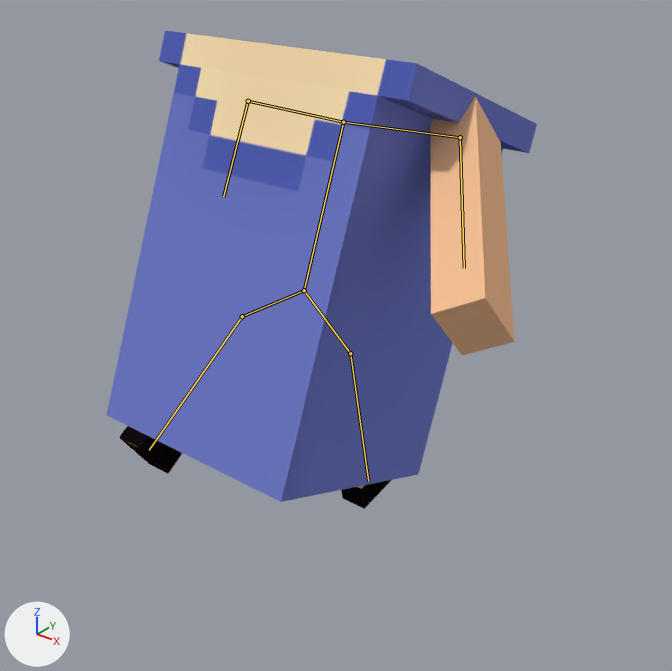
Two versions of the Blender file models/avatars/bodies/body_3anim.blend, one commit apart.
Both versions are drawn from a 50 mm camera at (0.1285, -0.1264, 0.1512) aimed at (0.0107, 0.0208, 0.0599). Every picture has the same lights, and +X, +Y and +Z are marked at lower left. Both versions are drawn at frame 12 of the action 'walk'; the numbers are the values there. The bones that bend it are drawn over the model as lines.

In view in the first picture: 'arm.l', 'body', 'leg.l', 'leg.r'.
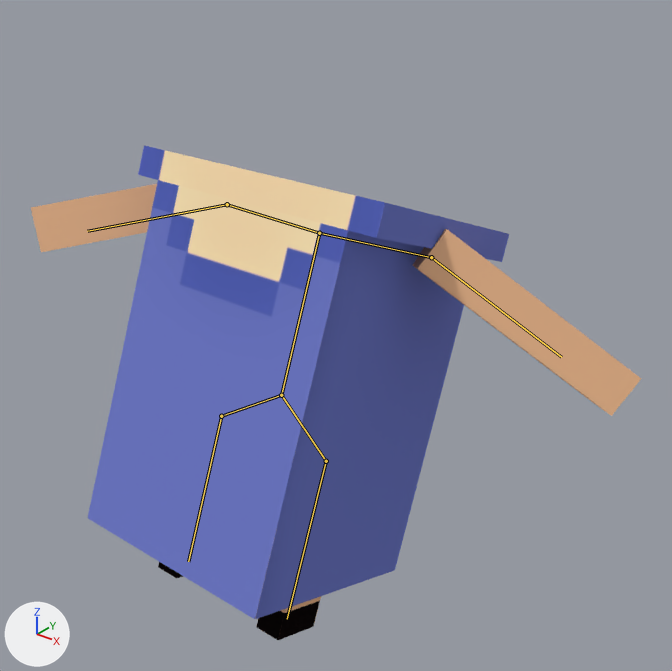
Edits to the bpy script that builds the scene:
```text
Change bone_bone:
    where bone_bone = bpy.data.objects['Armature'].pose.bones['Bone']
    bone_bone.location: (0.0, 0.376, 0.011) -> (0.0, 0.0, 0.0)
Change bone_arm_l:
    where bone_arm_l = bpy.data.objects['Armature'].pose.bones['arm_l']  # child of 'shl_l'
    bone_arm_l.rotation_quaternion: (1.0, -0.3, 0.0, -0.3) -> (0.788, 0.184, -0.281, -0.517)  # degrees (-31, -9, -31) -> degrees (37, -15, -71)
Change bone_arm_r:
    where bone_arm_r = bpy.data.objects['Armature'].pose.bones['arm_r']  # child of 'shl_r'
    bone_arm_r.rotation_quaternion: (1.0, 0.3, 0.0, 0.3) -> (0.793, -0.178, -0.275, 0.514)  # degrees (31, -9, 31) -> degrees (-36, -15, 71)
Change bone_bone_005:
    where bone_bone_005 = bpy.data.objects['Armature'].pose.bones['Bone.005']
    bone_bone_005.location: (0.011, -0.199, 0.319) -> (0.0, 0.0, 0.0)
Change bone_bone_006:
    where bone_bone_006 = bpy.data.objects['Armature'].pose.bones['Bone.006']  # child of 'Bone.005'
    bone_bone_006.rotation_quaternion: (1.0, 0.3, 0.0, 0.0) -> (1.0, 0.0, 0.0, 0.0)  # degrees (33, 0, 0) -> degrees (0, 0, 0)
Change bone_bone_007:
    where bone_bone_007 = bpy.data.objects['Armature'].pose.bones['Bone.007']
    bone_bone_007.location: (-0.011, -0.204, 0.316) -> (0.0, 0.0, 0.0)
Change bone_bone_008:
    where bone_bone_008 = bpy.data.objects['Armature'].pose.bones['Bone.008']  # child of 'Bone.007'
    bone_bone_008.rotation_quaternion: (1.0, -0.3, 0.0, 0.0) -> (1.0, 0.0, 0.0, 0.0)  # degrees (-33, 0, 0) -> degrees (0, 0, 0)
```

Where the change shows, as pixel boxes (x1, y1, x2, y2) in the pictures (672 x 671 px):
'body', posed: before (107, 31, 537, 502); after (88, 146, 509, 619)
'arm.l', posed (169% wider, 28% shorter): before (430, 97, 514, 356); after (413, 229, 641, 416)
'arm.r', posed (not visible before): after (31, 184, 157, 252)
'leg.l', posed: before (341, 480, 391, 509); after (256, 596, 321, 640)
'leg.r', posed: before (119, 426, 182, 474); after (158, 562, 183, 578)
bone 'Bone', root to tip: before (304, 290) to (343, 122); after (281, 395) to (319, 233)
bone 'arm_l', root to tip: before (460, 137) to (464, 268); after (431, 257) to (561, 357)
bone 'arm_r', root to tip: before (248, 101) to (223, 196); after (227, 204) to (87, 231)
bone 'Bone.005', root to tip: before (304, 290) to (350, 353); after (281, 395) to (326, 461)
bone 'Bone.006', root to tip: before (350, 353) to (368, 481); after (326, 461) to (287, 619)
bone 'Bone.007', root to tip: before (304, 290) to (242, 316); after (281, 395) to (221, 416)
bone 'Bone.008', root to tip: before (242, 316) to (149, 450); after (221, 416) to (188, 561)
